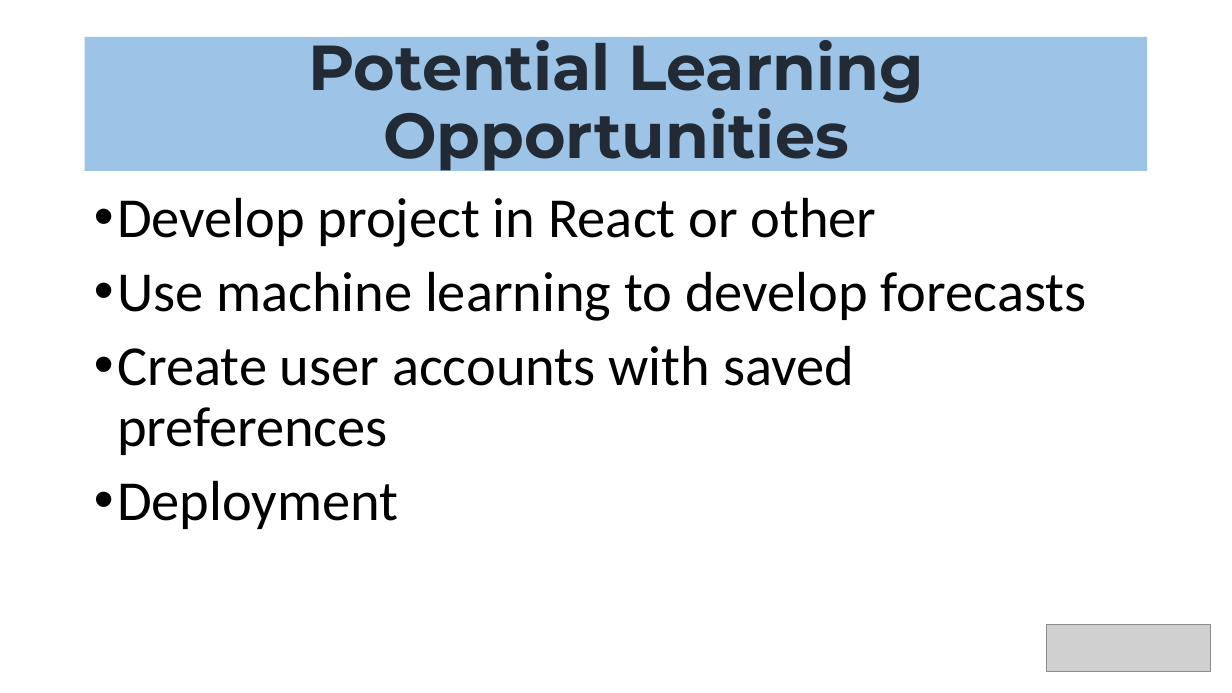
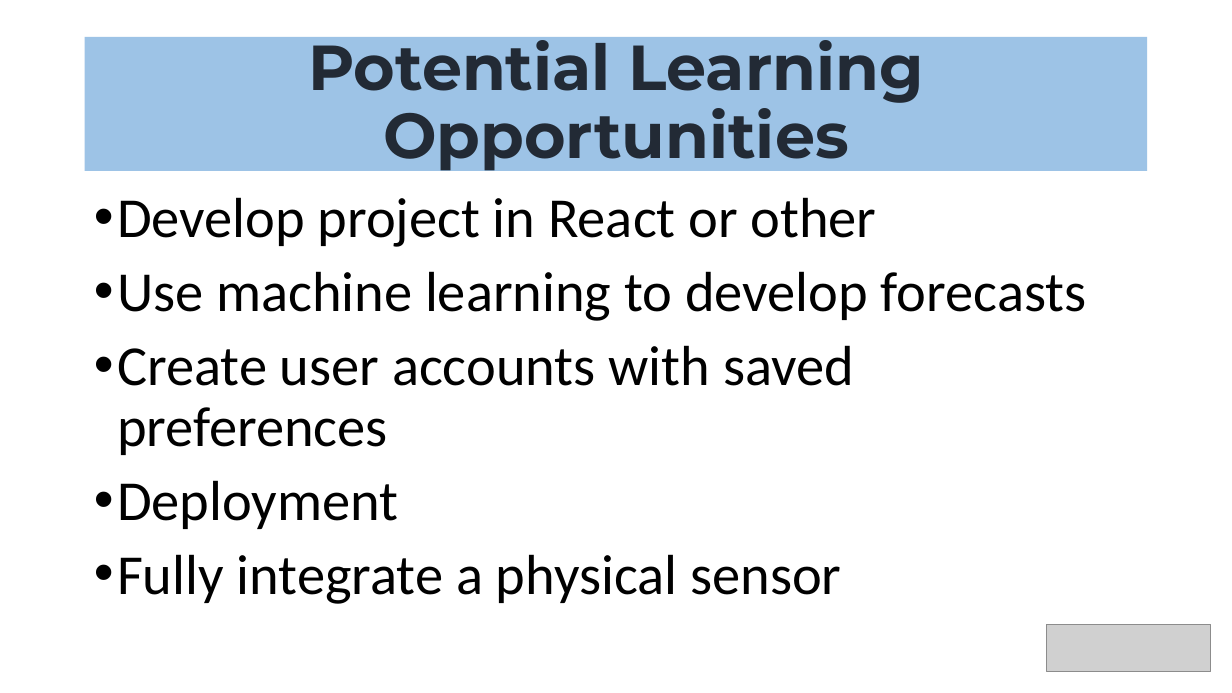
Before and after one commit to marcinmmalec/evolevu-project-2, a slide deck: slide 8 of projectPowerpoint.pptx. Drawn at 1232x693 pixels with LibreOffice and Linux fonts; fonts in the diff are those of the drawing; grey boxes stand for pictures. Boxes give left, top, right and bottom in pixels: in the first picture for what was removed or moved away, otherwise in the second. Text is boxed around its words. In the diff, an @@ line names an element or a change of style, - is before the commit and + after.

```diff
--- a/projectPowerpoint.pptx
+++ b/projectPowerpoint.pptx
@@ text at (117, 554, 841, 604): paragraph added @@
+• Fully integrate a physical sensor
```
